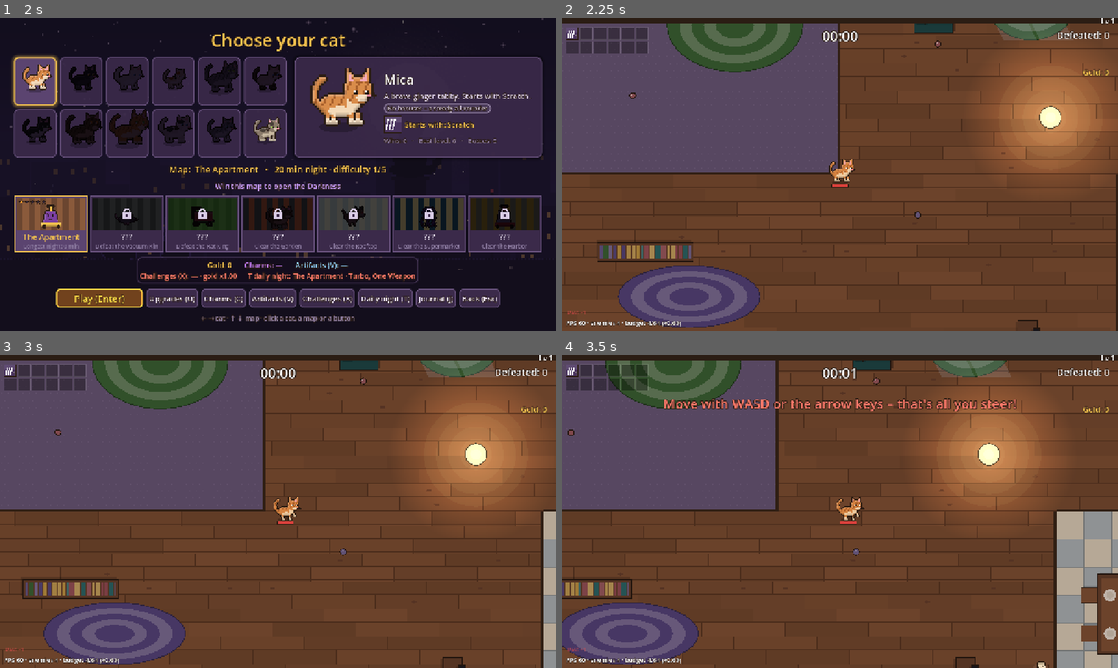
Above: before the commit, frames 1-4 (two rows, left to right).
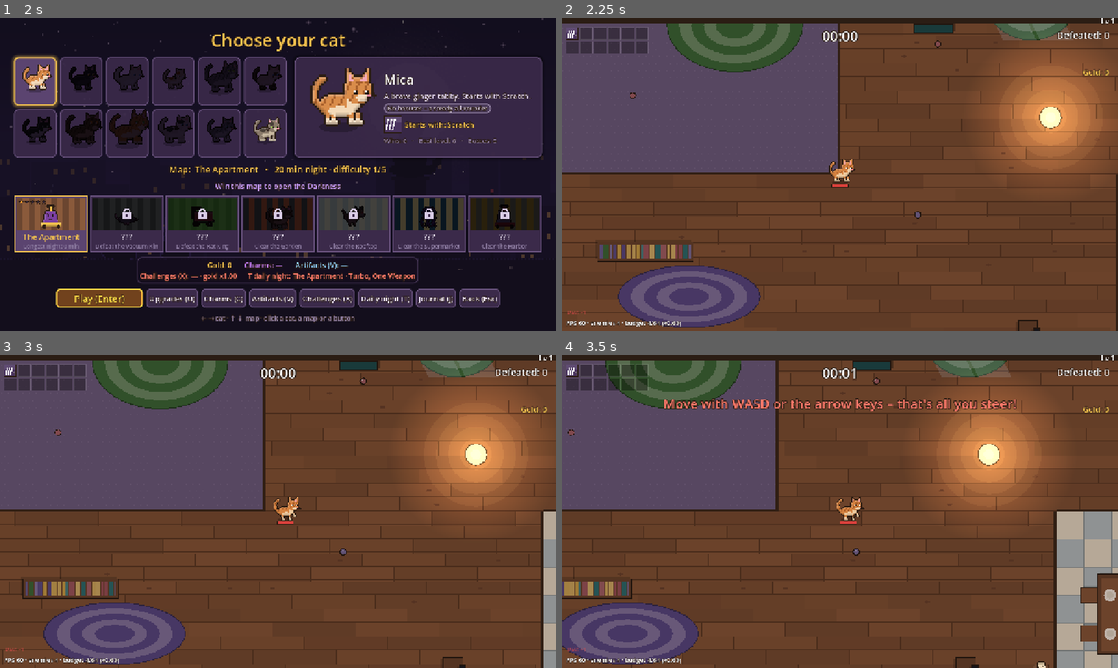
Above: after the commit, the same moments.

Repository: johnniccon01/cat-survivors
Game: Godot game, scene res://scenes/main_menu.tscn
Two runs of this game, one before a commit and one after it. Both use one fixed random seed, a clock stepped at 60 frames per second and the inputs below.
Inputs (mouse positions are in pixels of both pictures, inside the frame that each line leads up to):
- Up to frame 1 (2 s): click "Play" at 0.5 s; click "Play" at 1.25 s
- Up to frame 2 (2.25 s): click "Play (Enter)" at 2 s
- Up to frame 3 (3 s): tap Enter (ui_accept) at 2.75 s; move the mouse to (400, 495) at 2.77 s; hold D (move_right) from 2.78 s (still down); hold V (artifacts) from 2.78 s (still down); click (400, 495) at 2.92 s
- Up to frame 4 (3.5 s): keep holding D (move_right); keep holding V (artifacts); tap U (shop) at 3.02, 3.32 s

Frame 1 is identical in both runs. In frame 2, 1.0% of the frame differs, in the area x 6-92%, y 1-100%; in frame 3, 1.0%, in the area x 4-90%, y 1-100%; in frame 4, 0.9%.

Commit message:
Bake the whole floor chunk: furniture and light overlay too
Each chunk's ground, furniture and light overlay are drawn once into one
texture; lamp lights stay real lights in the world. Fewer chunks are kept
off screen to save video memory. Typical late night: ~530 -> ~300 draw
calls.

Co-Authored-By: Claude Opus 5.5 <noreply@anthropic.com>

Diff:
--- a/scripts/world/floor.gd
+++ b/scripts/world/floor.gd
@@ -1,7 +1,7 @@
 extends Node2D
 ## Endless apartment floor. The world is split into CHUNK-sized squares; each
-## visible chunk gets three FloorChunk nodes (ground, furniture, light
-## overlay) that draw once and are freed when the camera moves away, so
+## visible chunk draws its three FloorChunk layers (ground, furniture, light
+## overlay) once into a texture and is freed when the camera moves away, so
 ## nothing is redrawn per frame.
 ##
 ## Rooms come from low-frequency noise (kitchen tiles, living-room planks,
@@ -9,7 +9,7 @@
 ## different while the same spot stays the same during a run.
 
 const CHUNK := 320.0
-const KEEP_MARGIN := 2
+const KEEP_MARGIN := 1
 ## Texels per world unit of the baked ground (1 = the pixel size of the sprites).
 const BAKE_SCALE := 2.0
 
@@ -34,9 +34,7 @@
 
 func _apply_contrast() -> void:
 	for nodes: Array in _chunks.values():
-		for node: Node in nodes:
-			if node is Node2D and node.z_index != FloorChunk.Layer.OVERLAY:
-				node.modulate = FLOOR_DIM_STRONG if Settings.high_contrast else FLOOR_DIM
+		_dim(nodes[0])
 
 
 func zone_at(c: Vector2i) -> String:
@@ -71,30 +69,31 @@
 
 func _create(c: Vector2i) -> void:
 	var desc := _generate(c)
-	var nodes: Array[Node] = []
+	var origin := Vector2(c) * CHUNK
+	# Lamp lights live in the world (a light baked into the texture would
+	# be darkened by the night like everything else).
+	var lamps := Node2D.new()
+	lamps.position = origin
+	add_child(lamps)
+	var layers: Array[FloorChunk] = []
 	for layer in [FloorChunk.Layer.GROUND, FloorChunk.Layer.DECOR, FloorChunk.Layer.OVERLAY]:
 		var node := FloorChunk.new()
 		node.layer = layer
 		node.desc = desc
-		node.position = Vector2(c) * CHUNK
-		var shown: Node2D = node
-		if layer == FloorChunk.Layer.GROUND:
-			shown = _bake(node)
-			nodes.append(node.get_parent().get_parent())
-		else:
-			add_child(node)
-		# The floor stays a little dim so enemies stand out against it.
-		if layer != FloorChunk.Layer.OVERLAY:
-			shown.modulate = FLOOR_DIM_STRONG if Settings.high_contrast else FLOOR_DIM
-		shown.z_index = layer
-		nodes.append(shown)
-	_chunks[c] = nodes
+		node.position = origin
+		node.light_parent = lamps
+		node.z_index = layer
+		layers.append(node)
+	var vp := _bake(layers)
+	_dim(vp)
+	_chunks[c] = [vp, vp.get_meta("sprite"), lamps]
 
 
-## Draws the ground of a chunk once into a texture and returns the sprite
-## that shows it. Drawn live, its hundreds of seams and tiles cost a draw call
-## each, every frame; baked, the whole chunk is a single one.
-func _bake(node: FloorChunk) -> Sprite2D:
+## Draws all layers of a chunk once into a texture and shows it with one
+## sprite. Drawn live, the seams, tiles and furniture cost a draw call each,
+## every frame; baked, the whole chunk is a single one. Everything a chunk
+## draws stays inside its square (the biggest furniture is placed so).
+func _bake(layers: Array[FloorChunk]) -> SubViewport:
 	var vp := SubViewport.new()
 	vp.size = Vector2i(int(CHUNK * BAKE_SCALE), int(CHUNK * BAKE_SCALE))
 	vp.disable_3d = true
@@ -104,17 +103,29 @@
 	# its parent moves it back into the texture.
 	var shift := Node2D.new()
 	shift.scale = Vector2(BAKE_SCALE, BAKE_SCALE)
-	shift.position = -node.position * BAKE_SCALE
-	shift.add_child(node)
+	shift.position = -layers[0].position * BAKE_SCALE
+	for node in layers:
+		shift.add_child(node)
 	vp.add_child(shift)
 	add_child(vp)
 	var sprite := Sprite2D.new()
 	sprite.texture = vp.get_texture()
 	sprite.centered = false
-	sprite.position = node.position
+	sprite.position = layers[0].position
 	sprite.scale = Vector2.ONE / BAKE_SCALE
 	add_child(sprite)
-	return sprite
+	vp.set_meta("sprite", sprite)
+	vp.set_meta("layers", layers)
+	return vp
+
+
+## The floor stays a little dim so enemies stand out against it (the light
+## overlay is not dimmed). Bakes the chunk again when it changes.
+func _dim(vp: SubViewport) -> void:
+	for node: FloorChunk in vp.get_meta("layers"):
+		if node.layer != FloorChunk.Layer.OVERLAY:
+			node.modulate = FLOOR_DIM_STRONG if Settings.high_contrast else FLOOR_DIM
+	vp.render_target_update_mode = SubViewport.UPDATE_ONCE
 
 
 func _pick(rng: RandomNumberGenerator, list: Array) -> Variant:
--- a/scripts/world/floor_chunk.gd
+++ b/scripts/world/floor_chunk.gd
@@ -62,6 +62,8 @@
 
 var layer := Layer.GROUND
 var desc: Dictionary
+## Where the lamp lights go (the chunk itself is baked into a texture).
+var light_parent: Node2D
 
 
 func _ready() -> void:
@@ -76,7 +78,7 @@
 			light.energy = 0.9
 			light.color = LAMP_COLOR
 			light.position = f["pos"]
-			add_child(light)
+			(light_parent if light_parent != null else self).add_child(light)
 
 
 static func _get_light_texture() -> Texture2D:
